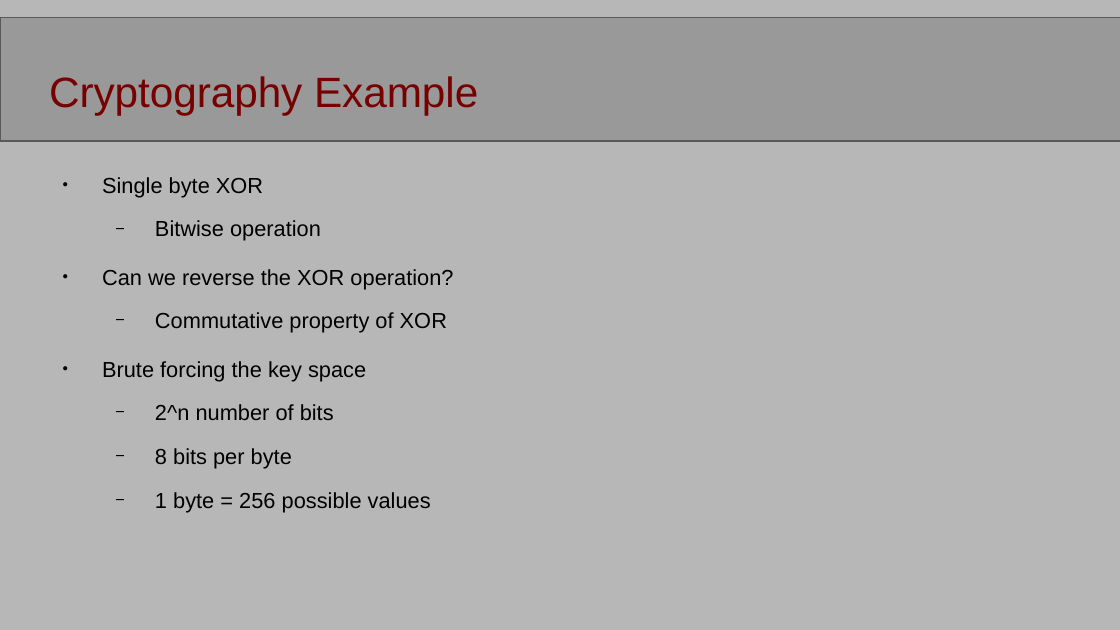
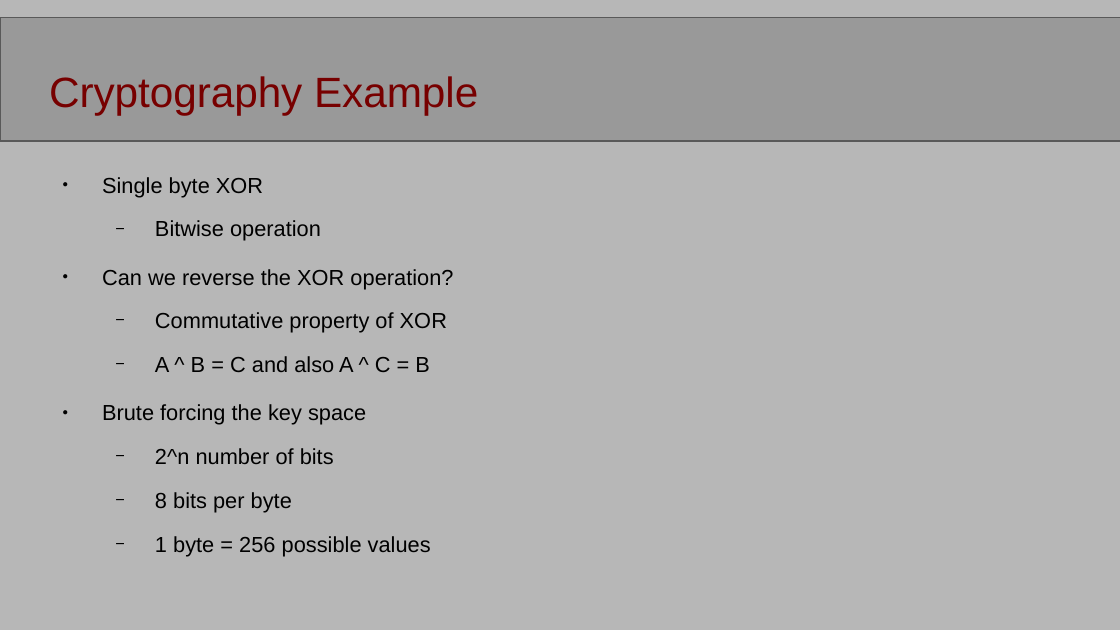
Before and after one commit to Night-jmp/IntroToCTF, a slide deck: slide 14 of intro_to_ctf/intro_to_ctf.pptx (slide 13 before the commit). Drawn at 1120x630 pixels with LibreOffice and Linux fonts; fonts in the diff are those of the drawing; background and template pictures are left out. Boxes give left, top, right and bottom in pixels: in the first picture for what was removed or moved away, otherwise in the second. Text is boxed around its words. In the diff, an @@ line names an element or a change of style, - is before the commit and + after.

```diff
--- a/intro_to_ctf/intro_to_ctf.pptx
+++ b/intro_to_ctf/intro_to_ctf.pptx
@@ text at box(155, 356, 430, 372): paragraph added @@
+  − A ^ B = C and also A ^ C = B
```
Also in this commit, not shown: 2 other slides changed, 2 slides added, 2 other files.
